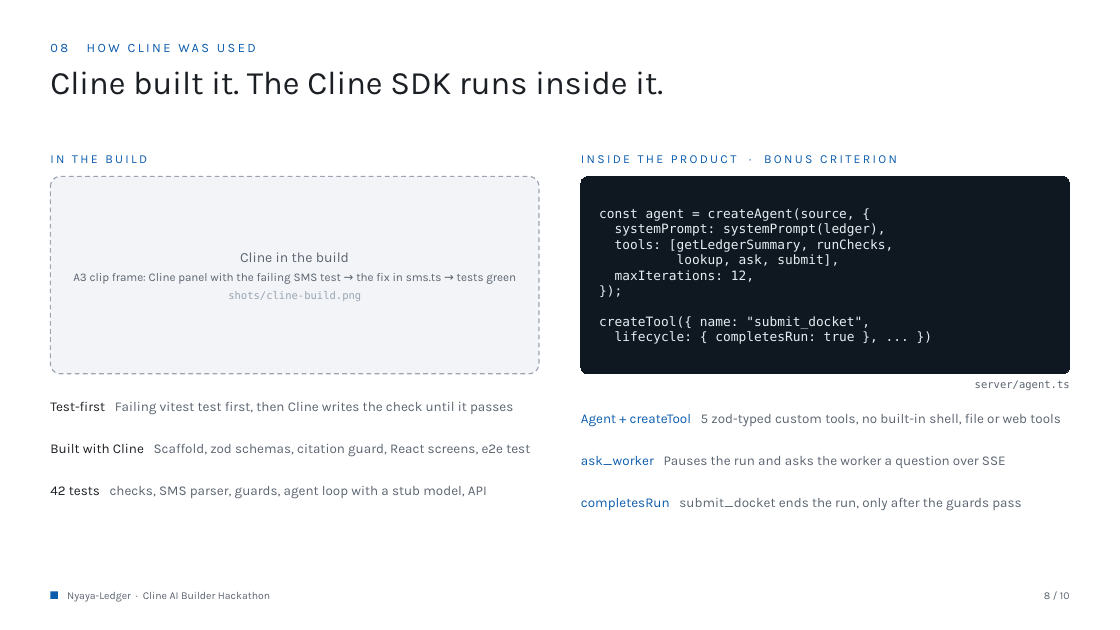
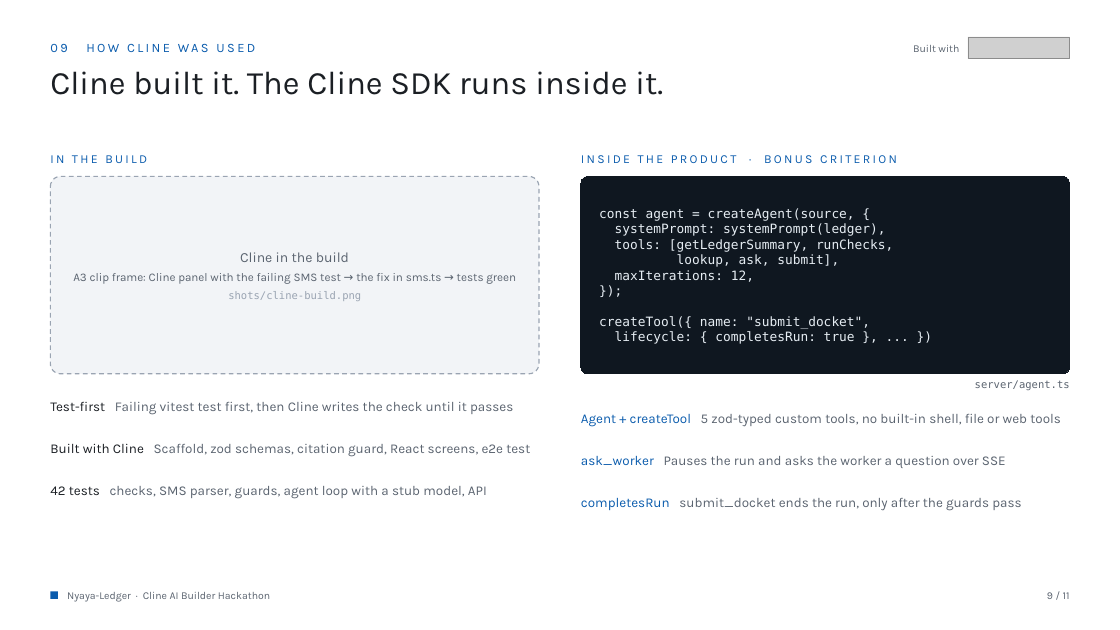
Before and after one commit to devanshjangid2005/nyaya-ledger, a slide deck: slide 9 of docs/Nyaya-Ledger.pptx (slide 8 before the commit). Drawn at 1120x630 pixels with LibreOffice and Linux fonts; fonts in the diff are those of the drawing; grey boxes stand for pictures. Boxes give left, top, right and bottom in pixels: in the first picture for what was removed or moved away, otherwise in the second. Text is boxed around its words. In the diff, an @@ line names an element or a change of style, - is before the commit and + after.

```diff
--- a/docs/Nyaya-Ledger.pptx
+++ b/docs/Nyaya-Ledger.pptx
@@ text at [50, 43, 255, 52]: text changed @@
-08 HOW CLINE WAS USED
+09 HOW CLINE WAS USED
@@ text added at [913, 45, 959, 52], 9 pt, text #5B6470 @@
+Built with
@@ picture added at [968, 37, 1070, 59] @@
@@ text at [1047, 592, 1070, 599]: text changed @@
-8 / 10
+9 / 11
```
Also in this commit, not shown: 9 other slides changed, 1 slide added, 17 other files.
